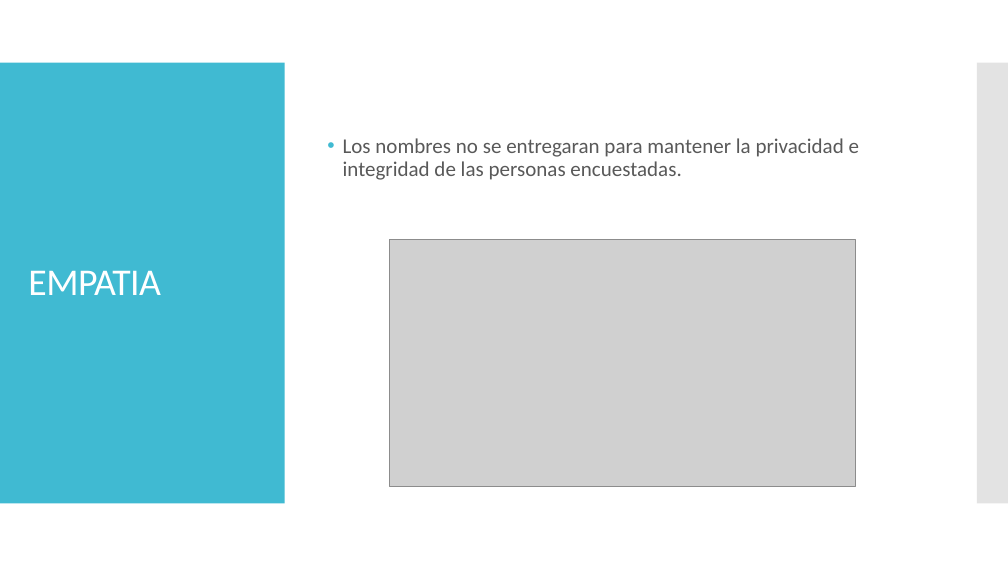
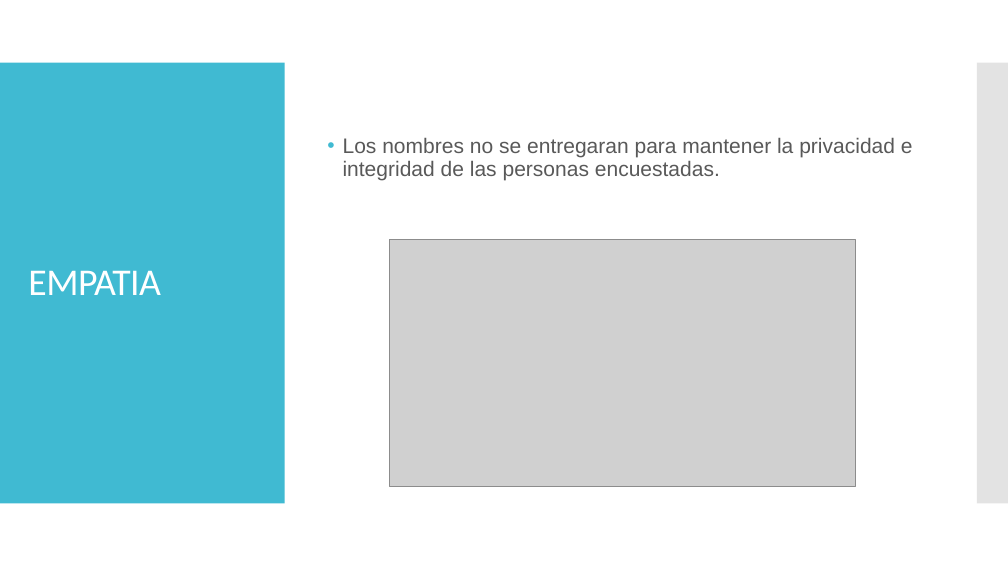
Before and after one commit to claudio-cordova-estrada/hackathon, a slide deck: slide 3 of Presentacion/Design_Thinking.pptx. Drawn at 1008x567 pixels with LibreOffice and Linux fonts; fonts in the diff are those of the drawing; grey boxes stand for pictures. Boxes give left, top, right and bottom in pixels: in the first picture for what was removed or moved away, otherwise in the second. Text is boxed around its words. In the diff, an @@ line names an element or a change of style, - is before the commit and + after.

```diff
--- a/Presentacion/Design_Thinking.pptx
+++ b/Presentacion/Design_Thinking.pptx
@@ text "Los nombres no se entregaran ..." at <box>343,138,913,181</box>: font Calibri to Arial @@
```
Also in this commit, not shown: 5 other slides changed, 3 slides added, 2 slides removed.
